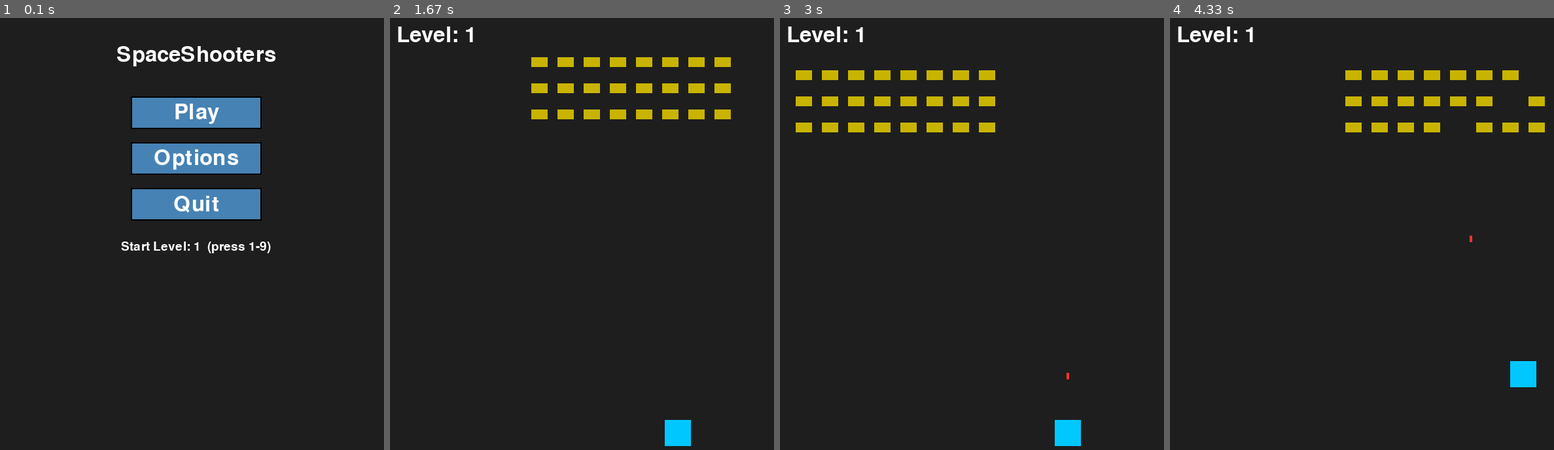
Above: before the commit, frames 1-4 (left to right).
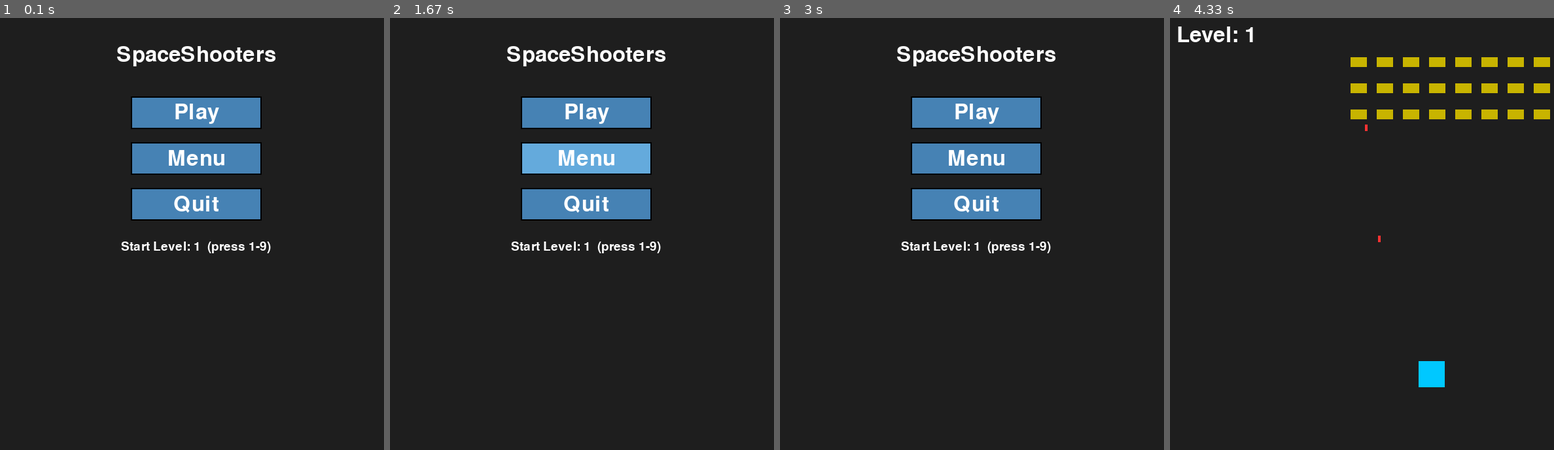
Above: after the commit, the same moments.

Repository: linusangelo09-spec/Pygame
Game: pygame game, started from vetikke.py
Two runs of this game, one before a commit and one after it. Both use one fixed random seed, a clock stepped at 60 frames per second and the inputs below.
Inputs (mouse positions are in pixels of both pictures, inside the frame that each line leads up to):
- Up to frame 1 (0.1 s): no input
- Up to frame 2 (1.67 s): click "Play" at 0.38 s; hold Esc 0.67-1.13 s; hold D 0.67-1.13 s; move the mouse to (570, 303) at 0.7 s; click (585, 160) at 1.22 s, where only the run after the commit has a clickable "Menu"
- Up to frame 3 (3 s): click (883, 285) at 1.72 s; click (975, 160) at 2.05 s, where only the run after the commit has a clickable "Menu"; click (1021, 324) at 2.55 s; tap Space at 2.9 s
- Up to frame 4 (4.33 s): tap Space at 3.2, 3.73, 4.07 s; click (1365, 113) at 3.38 s, where only the run after the commit has a clickable "Play"; hold W 3.67-3.97 s; move the mouse to (outside the picture) at 3.7 s; hold D from 4 s (still down)

The runs differ from the first frame. In frame 1, 0.4% of the frame differs, in the area x 40-63%, y 30-36%; in frame 2, 11%; in frame 3, 11%, in the area x 2-79%, y 1-100%; in frame 4, 5.2%.

Commit message:
added pause mechanic that opens a menu so you can either quit the game resume or go back to the menu.
Co-authored-by: Copilot <copilot@github.com>

Diff:
--- a/vetikke.py
+++ b/vetikke.py
@@ -40,6 +40,7 @@
 level = start_level
 game_over = False
 menu_active = True
+paused = False
 
 # Fonts
 font = pygame.font.SysFont(None, 48)
@@ -69,7 +70,13 @@
 # Create buttons
 buttons = [
     Button("Play", 200, 120, 200, 50),
-    Button("Options", 200, 190, 200, 50),
+    Button("Menu", 200, 190, 200, 50),
+    Button("Quit", 200, 260, 200, 50)
+]
+
+buttonesc = [
+    Button("Continue", 200, 120, 200, 50),
+    Button("Menu", 200, 190, 200, 50),
     Button("Quit", 200, 260, 200, 50)
 ]
 
@@ -253,14 +260,34 @@
                 if button.clicked(event):
                     if button.text == "Play":
                         menu_active = False
+                        paused = False
                         reset_game()
-                    elif button.text == "Options":
+                    elif button.text == "Menu":
                         pass
                     elif button.text == "Quit":
                         pygame.quit()
                         sys.exit()
+        elif paused:
+            for button in buttonesc:
+                if button.clicked(event):
+                    if button.text == "Continue":
+                        paused = False
+                    elif button.text == "Menu":
+                        paused = False
+                        menu_active = True
+                    elif button.text == "Quit":
+                        pygame.quit()
+                        sys.exit()
 
         if event.type == pygame.KEYDOWN:
+            if event.key == pygame.K_ESCAPE:
+                if not menu_active and not game_over:
+                    paused = not paused
+                continue
+
+            if paused:
+                continue
+
             if game_over:
                 if event.key == pygame.K_r:
                     reset_game()
@@ -283,7 +310,7 @@
 
     # Music control
     if music_loaded:
-        if not menu_active and not game_over:
+        if not menu_active and not game_over and not paused:
             if not music_playing:
                 try:
                     pygame.mixer.music.play(-1)
@@ -298,7 +325,7 @@
                     pass
                 music_playing = False
 
-    if not game_over and not menu_active:
+    if not game_over and not menu_active and not paused:
         # Move bullets and check collisions
         for bullet in bullets[:]:
             bullet[1] -= bullet_speed
@@ -487,6 +514,13 @@
         # Show selected start level
         start_text = small_font.render("Start Level: " + str(start_level) + "  (press 1-9)", True, TEXT_COLOR)
         screen.blit(start_text, ((Width - start_text.get_width()) // 2, 340))
+    elif paused:
+        paused_text = font.render("Paused", True, TEXT_COLOR)
+        screen.blit(paused_text, ((Width - paused_text.get_width()) // 2, 40))
+        for button in buttonesc:
+            button.draw(screen)
+        resume_text = small_font.render("Press ESC to continue", True, TEXT_COLOR)
+        screen.blit(resume_text, ((Width - resume_text.get_width()) // 2, 340))
     else:
         if game_over:
             game_over_text = font.render("GAME OVER", True, (255, 50, 50))
